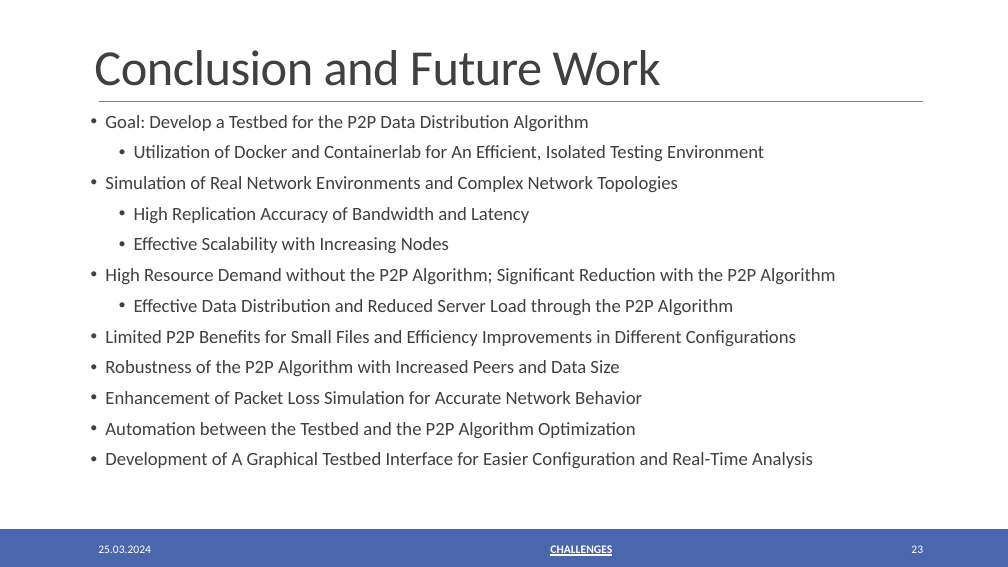
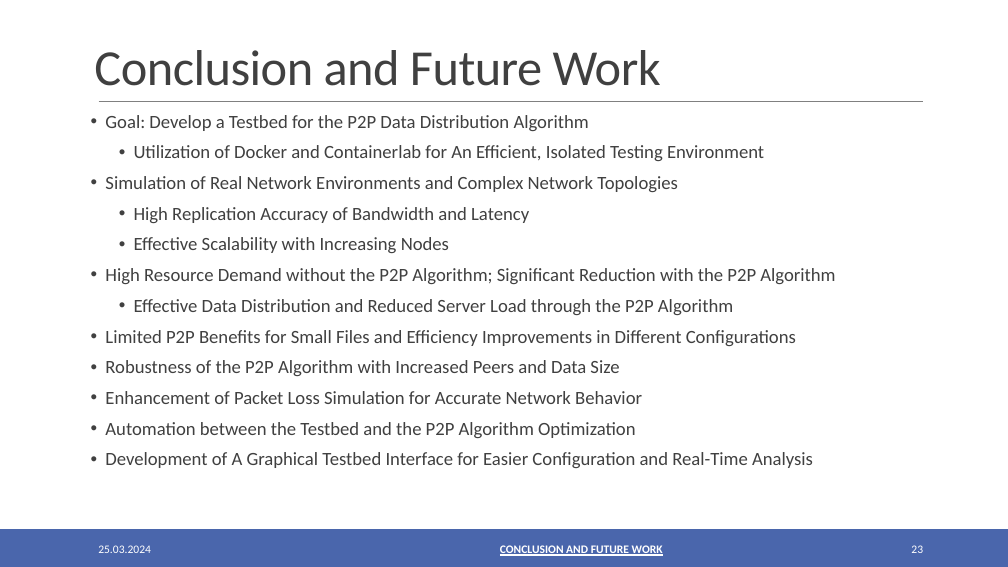
Before and after one commit to oezcankaraca/abschlussvortrag, a slide deck: slide 23 of Abschlussvortrag.pptx. Drawn at 1008x567 pixels with LibreOffice and Linux fonts; fonts in the diff are those of the drawing. Boxes give left, top, right and bottom in pixels: in the first picture for what was removed or moved away, otherwise in the second. Text is boxed around its words. In the diff, an @@ line names an element or a change of style, - is before the commit and + after.

```diff
--- a/Abschlussvortrag.pptx
+++ b/Abschlussvortrag.pptx
@@ text at box(500, 544, 663, 557): text changed @@
-CHALLENGES
+CONCLUSION AND FUTURE WORK
```
Also in this commit, not shown: 10 other slides changed, 3 other files.
